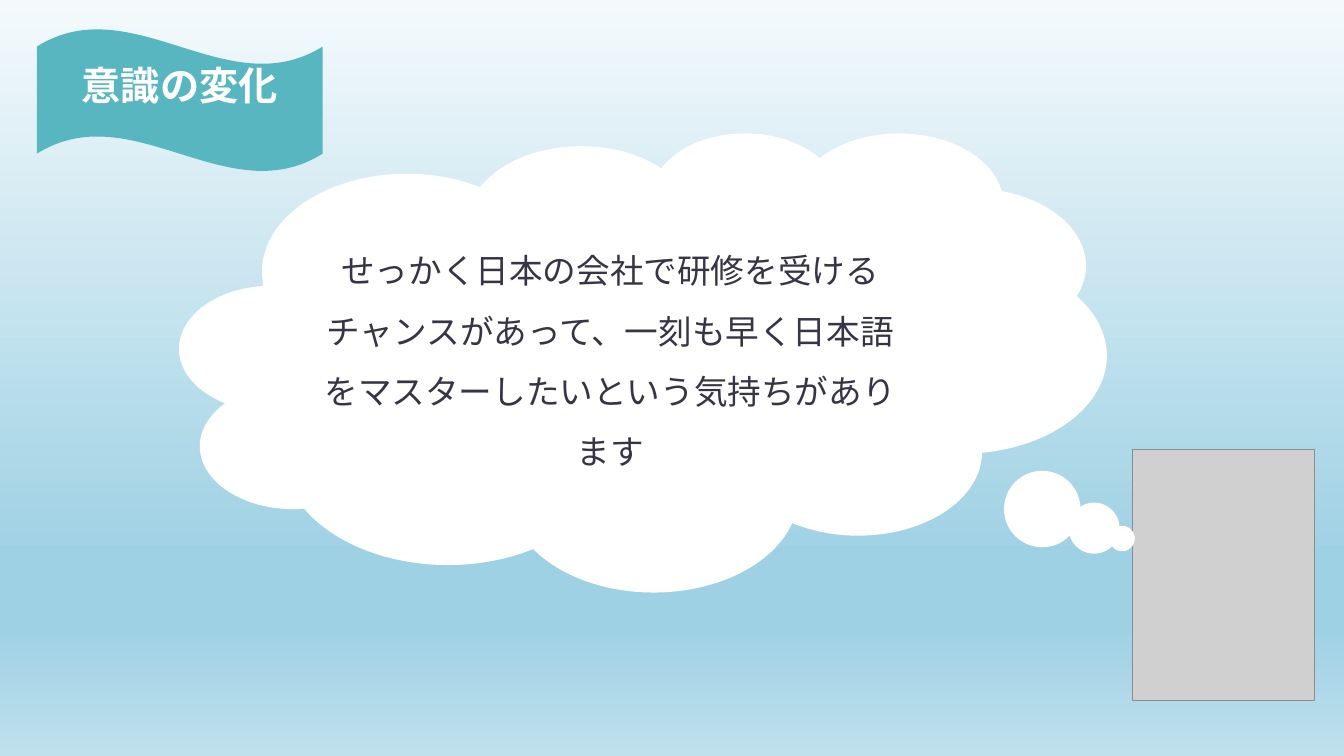
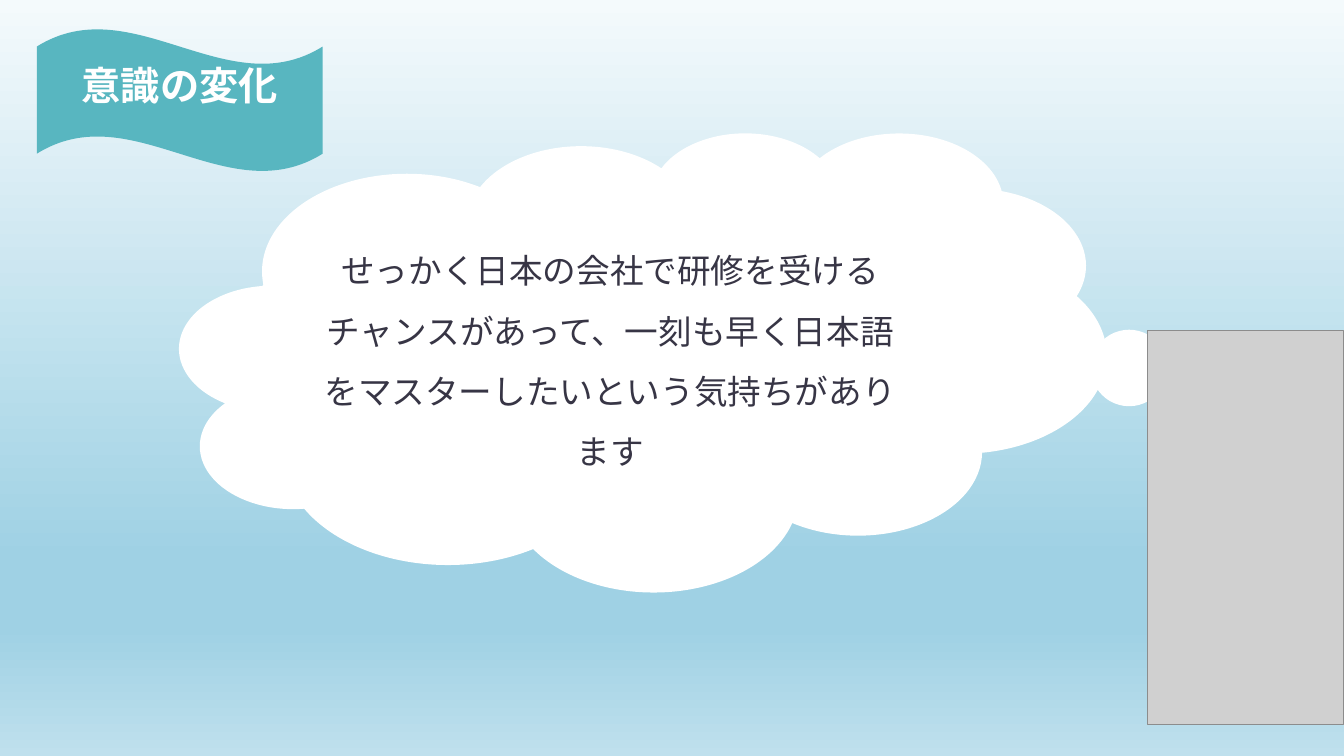
Before and after one commit to smh2274/Japan, a slide deck: slide 8 of 成果発表/成果発表.pptx. Drawn at 1344x756 pixels with LibreOffice and Linux fonts; fonts in the diff are those of the drawing; grey boxes stand for pictures. Boxes give left, top, right and bottom in pixels: in the first picture for what was removed or moved away, otherwise in the second. Text is boxed around its words. In the diff, an @@ line names an element or a change of style, - is before the commit and + after.

```diff
--- a/成果発表/成果発表.pptx
+++ b/成果発表/成果発表.pptx
@@ thought cloud "せっかく日本の会社で研修を受けるチャンスがあって、一刻も早く日本語をマスターしたいという気持ちがあります" at bbox=[179, 132, 1106, 591]: proportions changed @@
@@ picture: place and size @@
-picture at bbox=[1132, 450, 1314, 702]
+picture at bbox=[1147, 331, 1344, 725]
```
Also in this commit, not shown: 3 other slides changed, 10 slides added, 2 slides removed, 3 other files.
